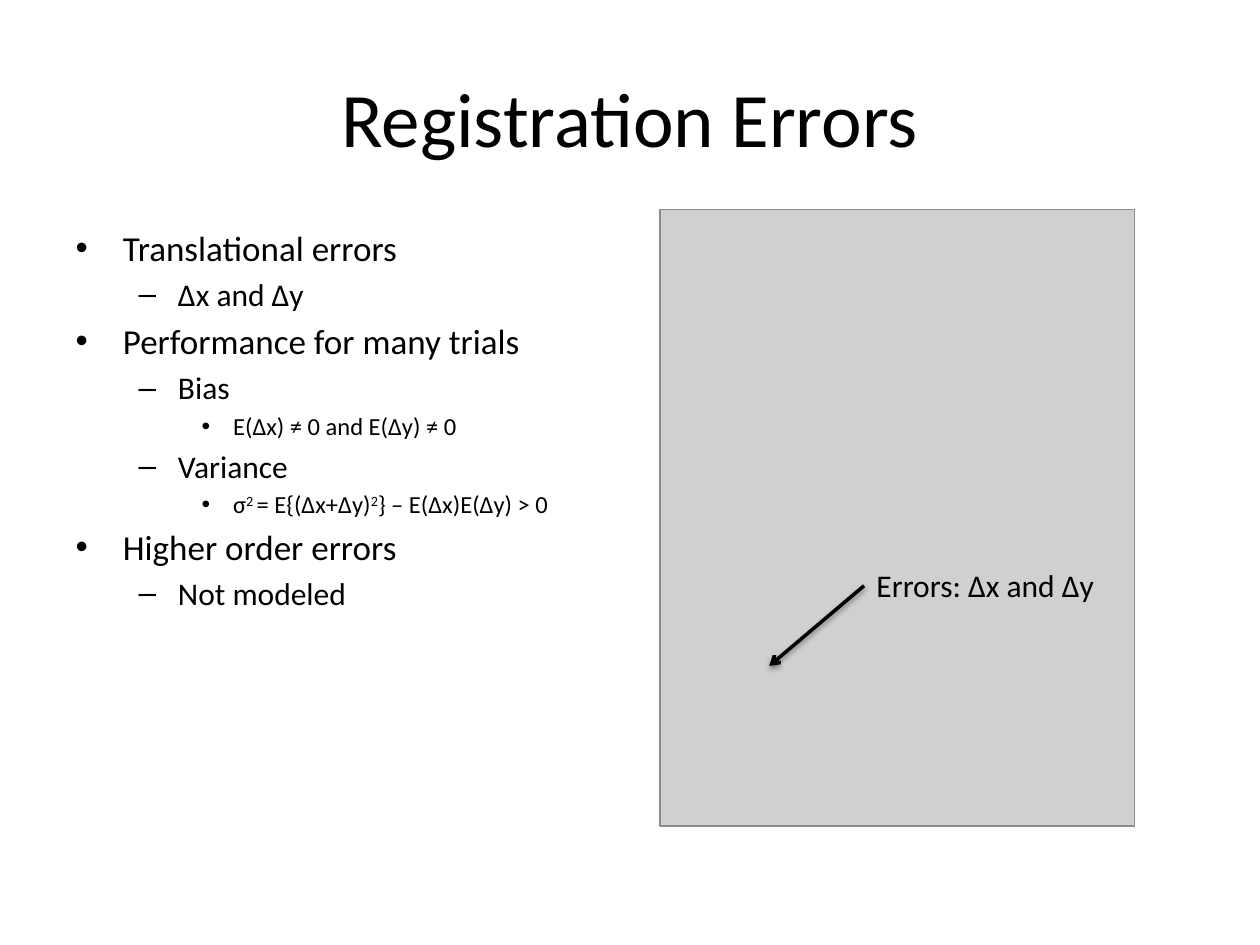
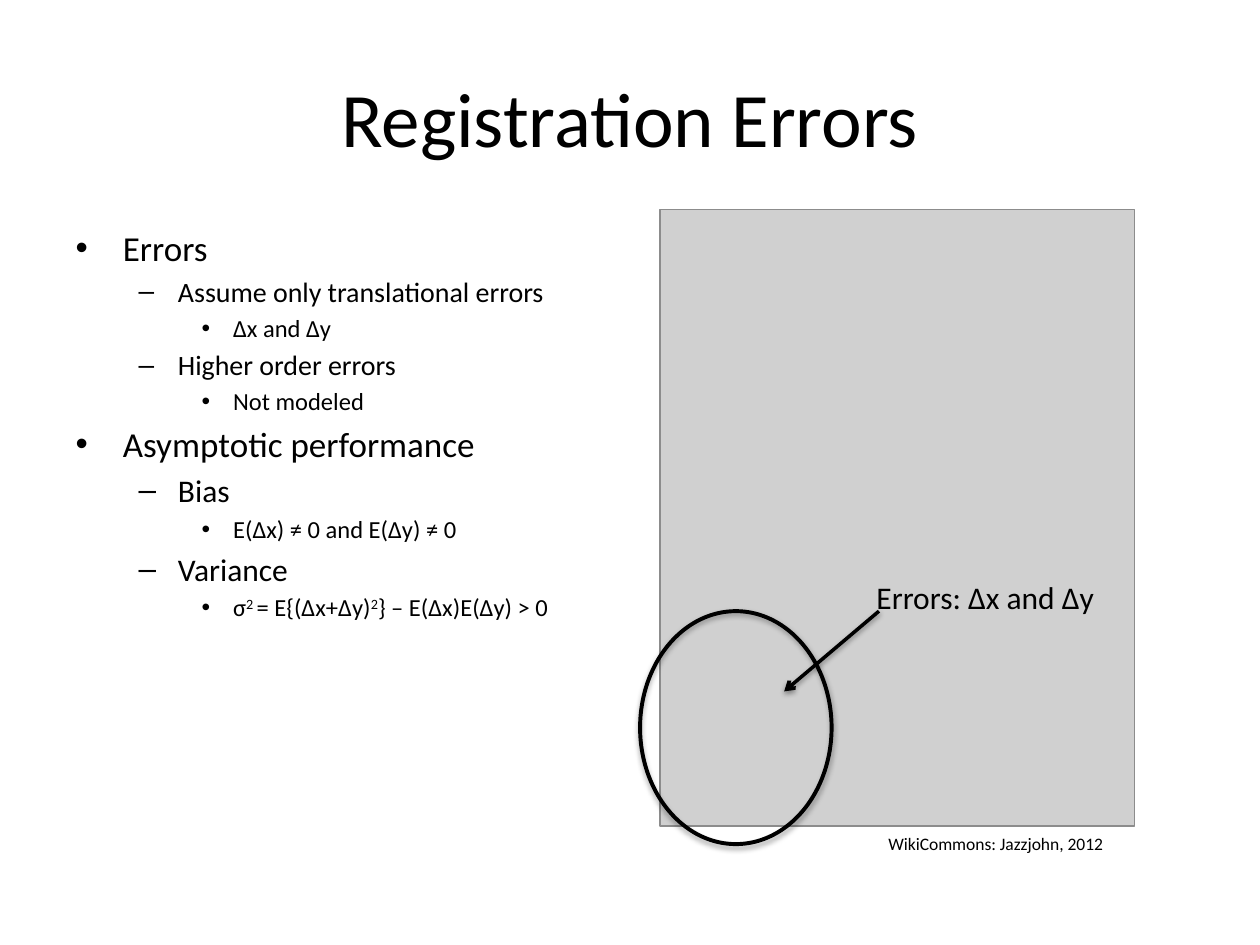
Before and after one commit to josh-gleason/CS679, a slide deck: slide 4 of Presentation/CS679Presentation2.pptx. Drawn at 1260x945 pixels with LibreOffice and Linux fonts; fonts in the diff are those of the drawing; grey boxes stand for pictures. Boxes give left, top, right and bottom in pixels: in the first picture for what was removed or moved away, otherwise in the second. Text is boxed around its words. In the diff, an @@ line names an element or a change of style, - is before the commit and + after.

```diff
--- a/Presentation/CS679Presentation2.pptx
+++ b/Presentation/CS679Presentation2.pptx
@@ text at bbox=[123, 238, 544, 307]: text changed; size 20 to 16 pt @@
-• Translational errors
+• Errors
+  – Assume only translational errors
@@ text at bbox=[233, 320, 331, 341]: size 18 to 14 pt in "Δx and Δy"; bullet – to •; list level 2 to 3 in "Δx and Δy" @@
@@ text at bbox=[123, 355, 475, 463]: text changed @@
-• Performance for many trials
+  – Higher order errors
+    • Not modeled
+• Asymptotic performance
@@ text at bbox=[123, 535, 396, 606]: paragraphs removed @@
-• Higher order errors
-  – Not modeled
@@ text "Errors: Δx and Δy": place and size @@
-text "Errors: Δx and Δy" at bbox=[876, 575, 1094, 602]
+text "Errors: Δx and Δy" at bbox=[876, 587, 1094, 616]
@@ ellipse added at bbox=[640, 611, 832, 844], outline #000000 2.25 pt @@
@@ arrow moved from (864, 586) - (770, 667) to (879, 611) - (784, 692) @@
@@ text added at bbox=[888, 838, 1103, 853], 10 pt, text #000000 @@
+WikiCommons: Jazzjohn, 2012
```
Also in this commit, not shown: 6 other slides changed, 4 slides added, 3 slides removed.
